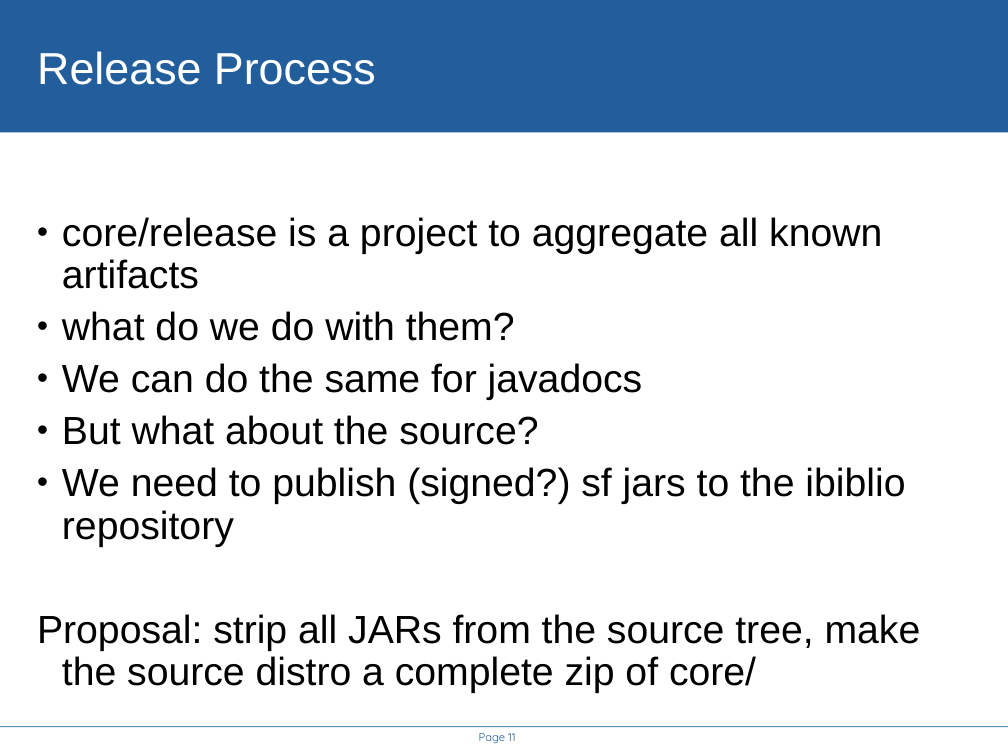
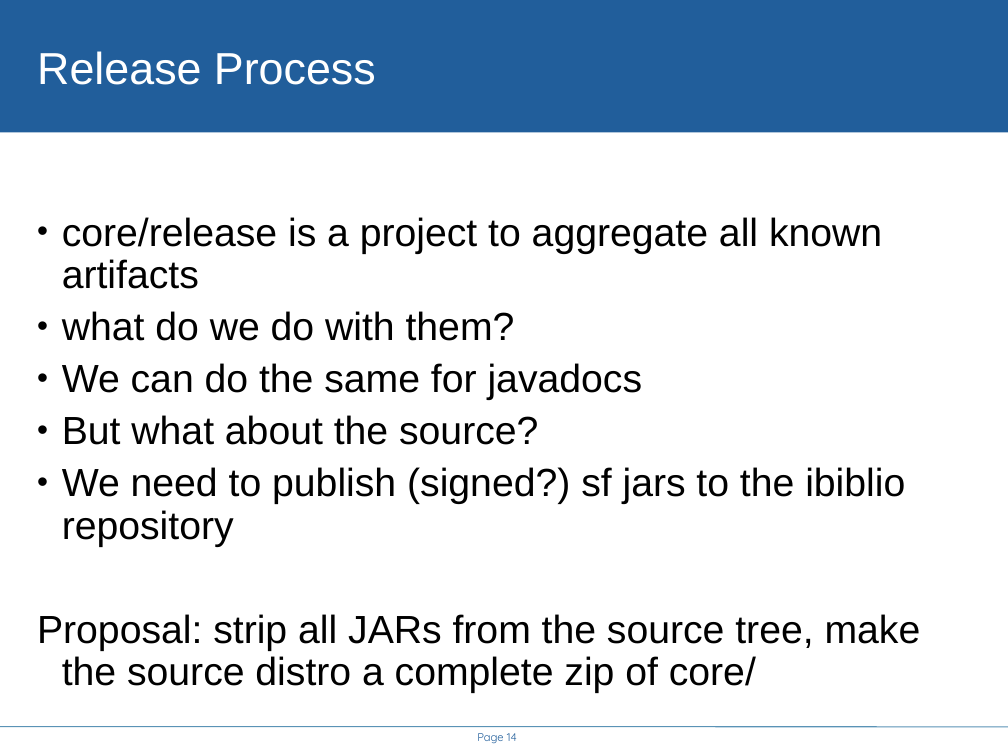
Before and after one commit to steveloughran/smartfrog, a slide deck: slide 14 of core/antbuild/doc/ivy.ppt (slide 11 before the commit). Drawn at 1008x756 pixels with LibreOffice and Linux fonts; fonts in the diff are those of the drawing; background and template pictures are left out. Boxes give left, top, right and bottom in pixels: in the first picture for what was removed or moved away, otherwise in the second. Text is boxed around its words. In the diff, an @@ line names an element or a change of style, - is before the commit and + after.

Commit message:
updated ivy slides and testharness artifact policy

```diff
--- a/core/antbuild/doc/ivy.ppt
+++ b/core/antbuild/doc/ivy.ppt
@@ text "core/release is a project to ..." at [37, 217, 921, 693]: indent changed @@
@@ page number at [477, 733, 517, 744]: text changed @@
-Page 11
+Page 14
```
Also in this commit, not shown: 10 other slides changed, 4 slides added, 1 slide removed, 1 other file.
